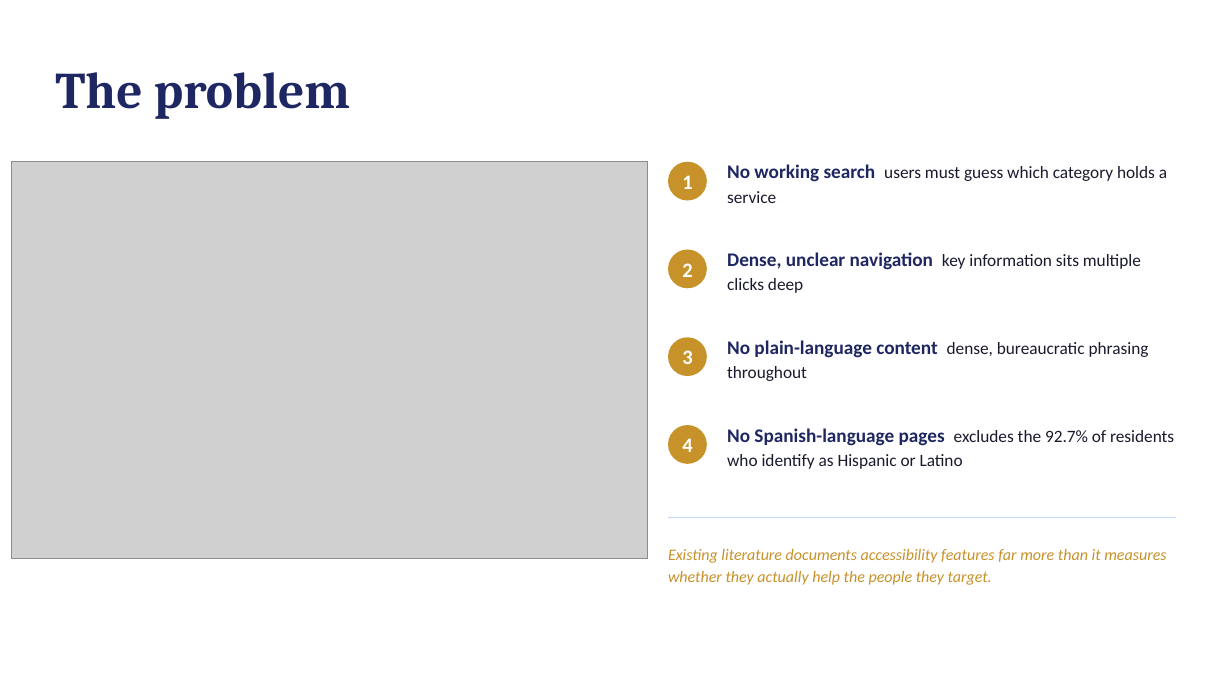
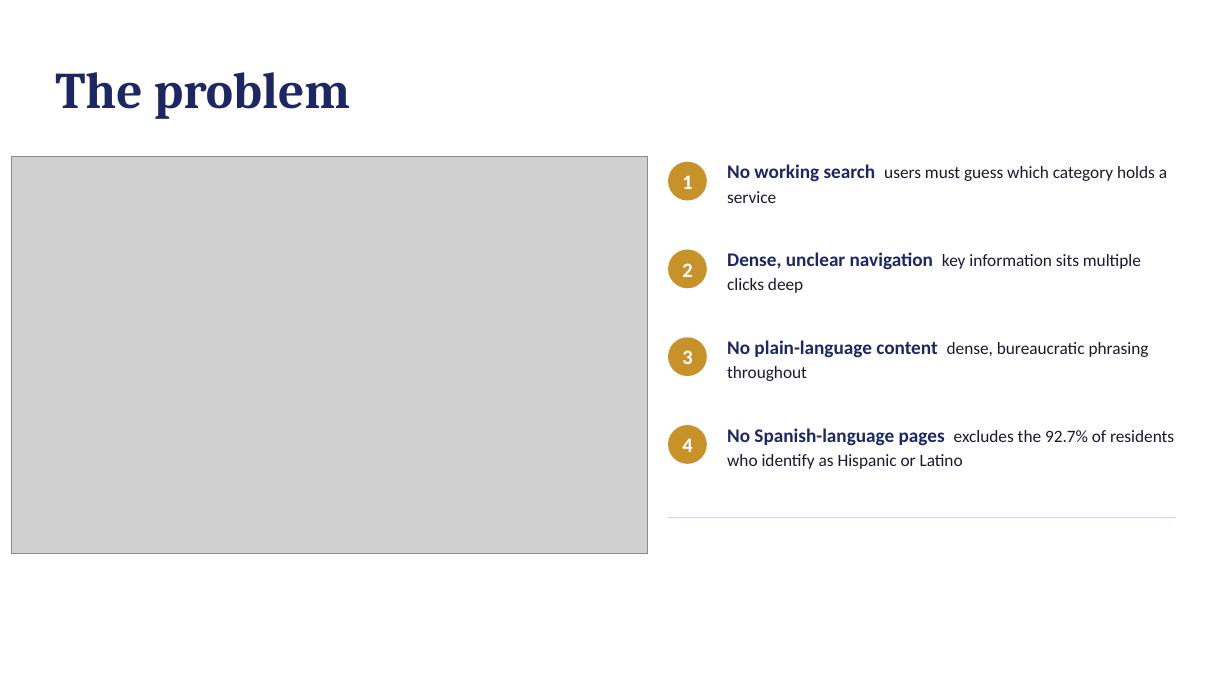
Before and after one commit to kkennebrew/zavala, a slide deck: slide 3 of Viva_Slides.pptx. Drawn at 1232x693 pixels with LibreOffice and Linux fonts; fonts in the diff are those of the drawing; grey boxes stand for pictures. Boxes give left, top, right and bottom in pixels: in the first picture for what was removed or moved away, otherwise in the second. Text is boxed around its words. In the diff, an @@ line names an element or a change of style, - is before the commit and + after.

```diff
--- a/Viva_Slides.pptx
+++ b/Viva_Slides.pptx
@@ picture: place and size @@
-picture at bbox=[11, 162, 648, 559]
+picture at bbox=[11, 156, 648, 554]
@@ text removed at bbox=[668, 549, 1166, 585] @@
-Existing literature documents accessibility features far more than it measures whether they actually help the people they target.
```
Also in this commit, not shown: 1 other slide changed, 1 other file.
